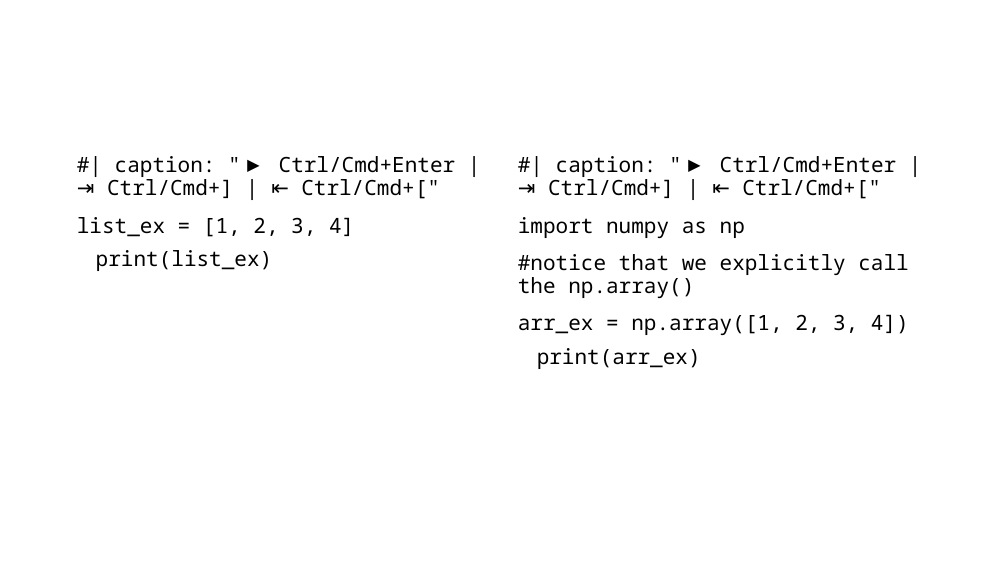
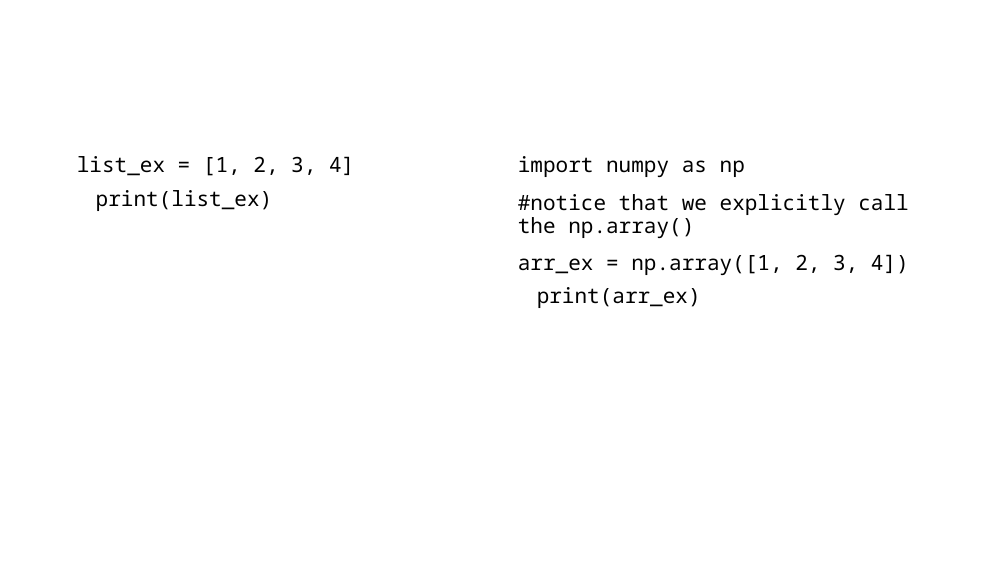
Before and after one commit to FTurci/intro-coding-data-analysis, a slide deck: slide 6 of slides/07_intro_numpy_slides.pptx. Drawn at 1008x567 pixels with LibreOffice and Linux fonts; fonts in the diff are those of the drawing. Boxes give left, top, right and bottom in pixels: in the first picture for what was removed or moved away, otherwise in the second. Text is boxed around its words. In the diff, an @@ line names an element or a change of style, - is before the commit and + after.

```diff
--- a/slides/07_intro_numpy_slides.pptx
+++ b/slides/07_intro_numpy_slides.pptx
@@ text at (77,156,354,211): text changed @@
-#| caption: "▶ Ctrl/Cmd+Enter | ⇥ Ctrl/Cmd+] | ⇤ Ctrl/Cmd+["
-list_ex = [1, 2, 3, 4]
-print(list_ex)
+list_ex = [1, 2, 3, 4]
+print(list_ex)
@@ text at (518,156,909,308): text changed @@
-#| caption: "▶ Ctrl/Cmd+Enter | ⇥ Ctrl/Cmd+] | ⇤ Ctrl/Cmd+["
-import numpy as np
-#notice that we explicitly call the np.array()
-arr_ex = np.array([1, 2, 3, 4])
-print(arr_ex)
+import numpy as np
+#notice that we explicitly call the np.array()
+arr_ex = np.array([1, 2, 3, 4])
+print(arr_ex)
```
Also in this commit, not shown: 9 other slides changed, 55 other files.
